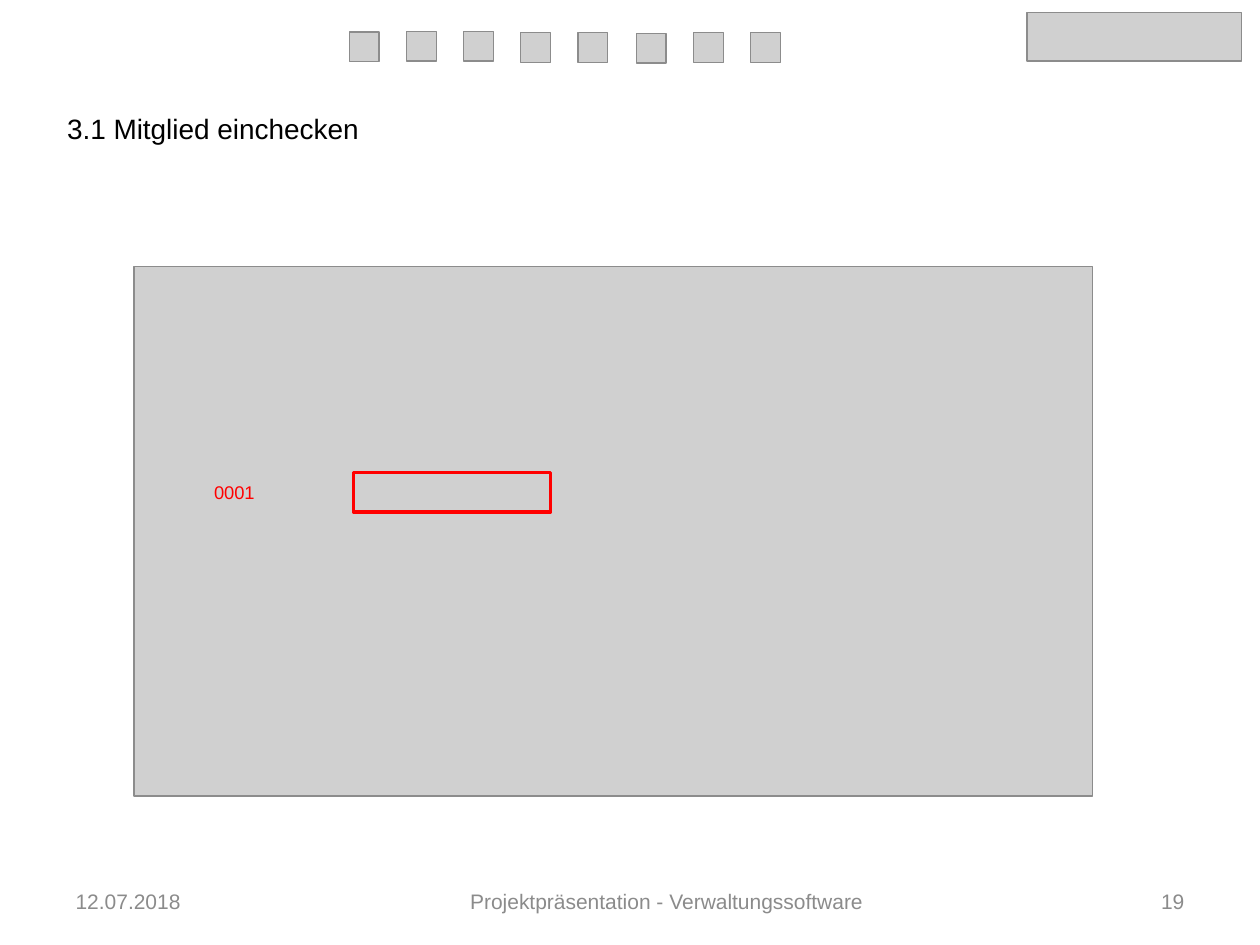
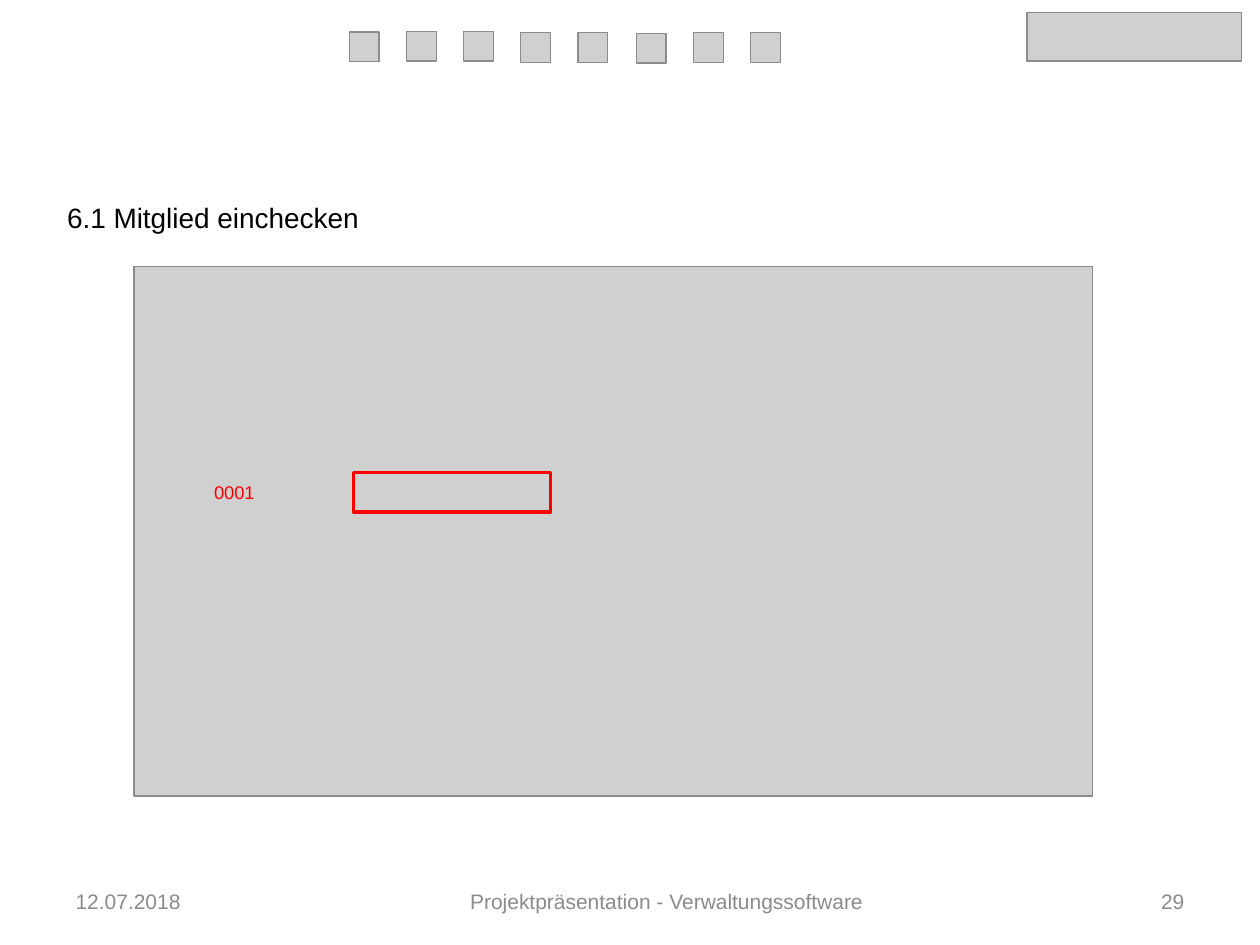
Before and after one commit to Verwaltungsprogramm/Fitnessstudio, a slide deck: slide 29 of Präsentation_FIT.pptx (slide 19 before the commit). Drawn at 1260x945 pixels with LibreOffice and Linux fonts; fonts in the diff are those of the drawing; grey boxes stand for pictures. Boxes give left, top, right and bottom in pixels: in the first picture for what was removed or moved away, otherwise in the second. Text is boxed around its words. In the diff, an @@ line names an element or a change of style, - is before the commit and + after.

```diff
--- a/Präsentation_FIT.pptx
+++ b/Präsentation_FIT.pptx
@@ text at box(67, 207, 358, 234): text changed @@
-3.1 Mitglied einchecken
+6.1 Mitglied einchecken
@@ page number at box(1161, 894, 1184, 909): text changed @@
-19
+29
```
Also in this commit, not shown: 13 other slides changed, 11 slides added.
